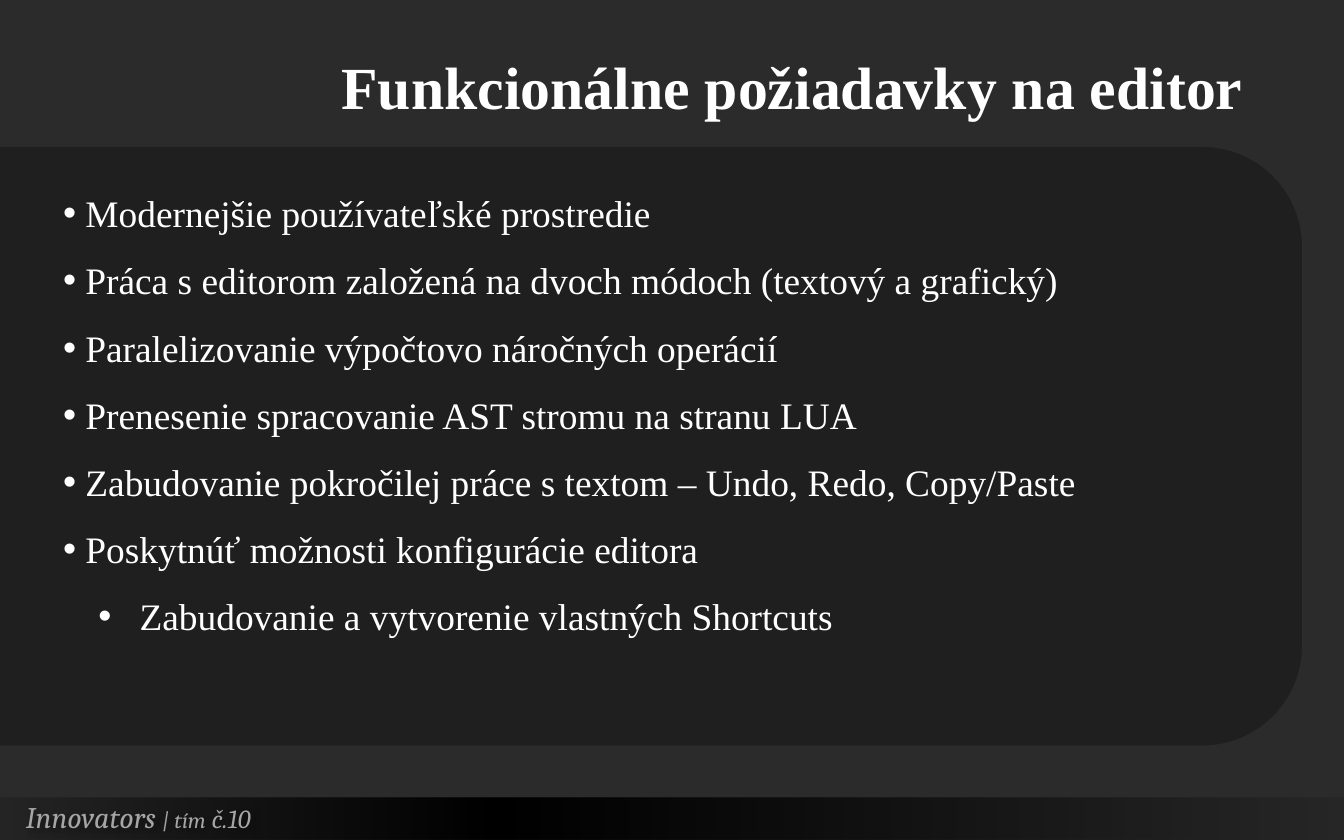
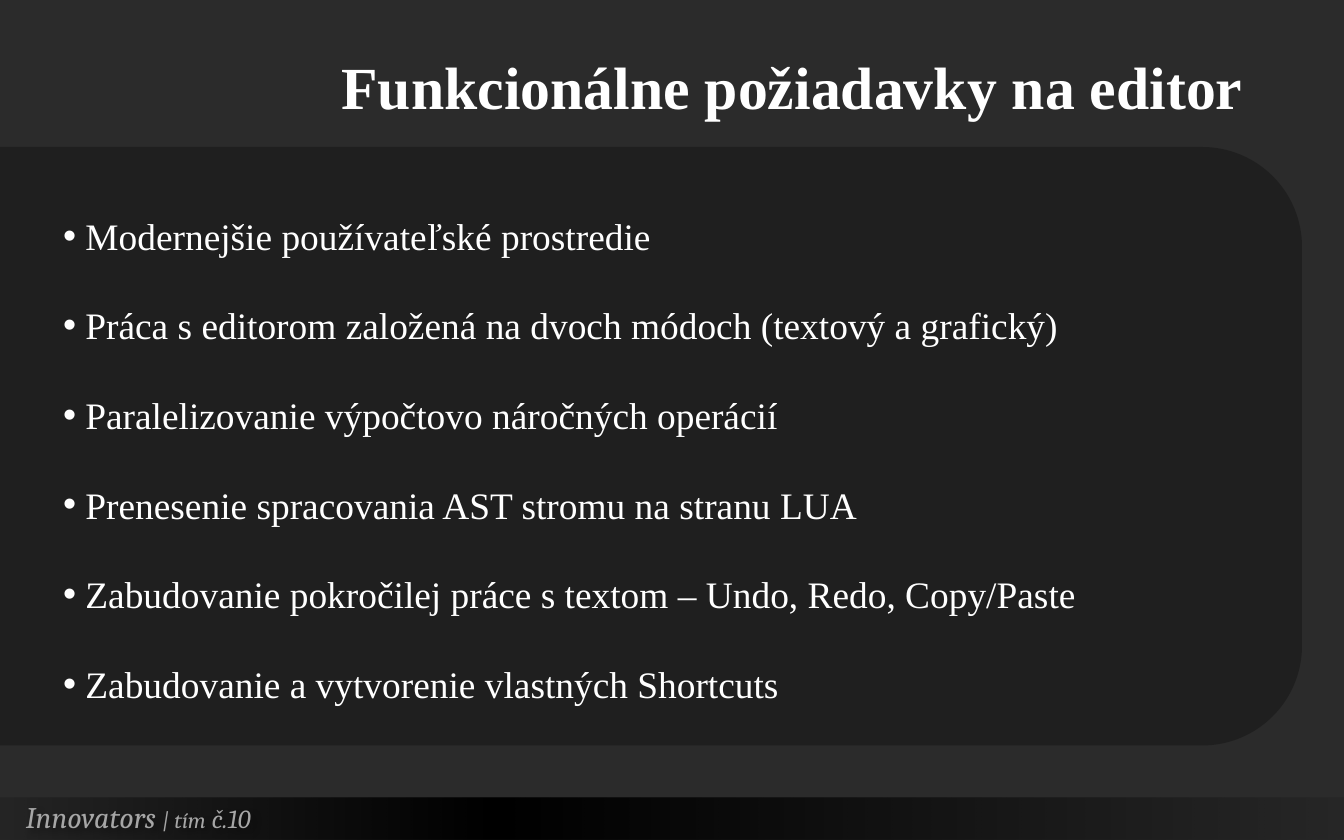
Before and after one commit to Innovators-Team10/Documentation, a slide deck: slide 8 of Dokumentacie/Ostatne/Innovators.pptx (slide 7 before the commit). Drawn at 1344x840 pixels with LibreOffice and Linux fonts; fonts in the diff are those of the drawing; background and template pictures are left out; a plain dark background stands for a picture behind light text. Boxes give left, top, right and bottom in pixels: in the first picture for what was removed or moved away, otherwise in the second. Text is boxed around its words. In the diff, an @@ line names an element or a change of style, - is before the commit and + after.

```diff
--- a/Dokumentacie/Ostatne/Innovators.pptx
+++ b/Dokumentacie/Ostatne/Innovators.pptx
@@ text at [85, 224, 1075, 705]: line spacing 1.5 to 2; list level 2 to 1 in "Zabudovanie a vytvorenie vlastných Shortcuts" @@
@@ text at [85, 494, 857, 526]: text changed @@
-• Prenesenie spracovanie AST stromu na stranu LUA
+• Prenesenie spracovania AST stromu na stranu LUA
@@ text at [85, 536, 698, 570]: paragraph removed @@
-• Poskytnúť možnosti konfigurácie editora
```
Also in this commit, not shown: 6 other slides changed, 1 slide added.
